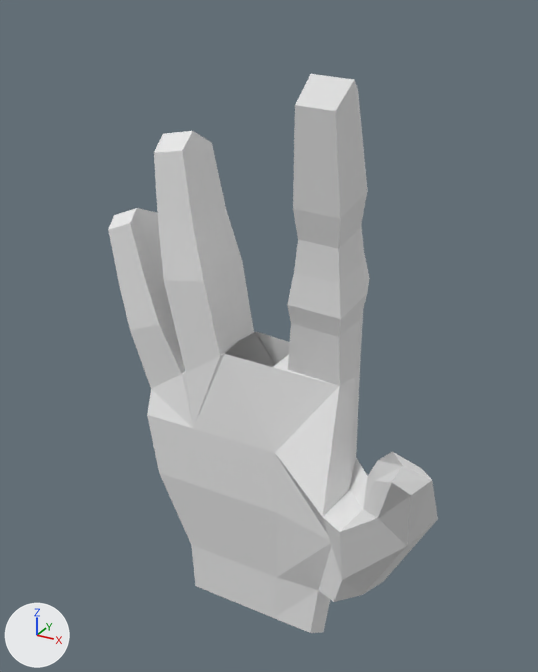
What one commit did to the Blender file VCC/Zelf/hamd.blend.
One viewpoint serves both versions: a camera (50 mm lens) standing at (7.68, -13.43, 9.84) and looking at (0.55, -0.46, 3.35). Every picture has the same lights, and +X, +Y and +Z are marked at lower left.
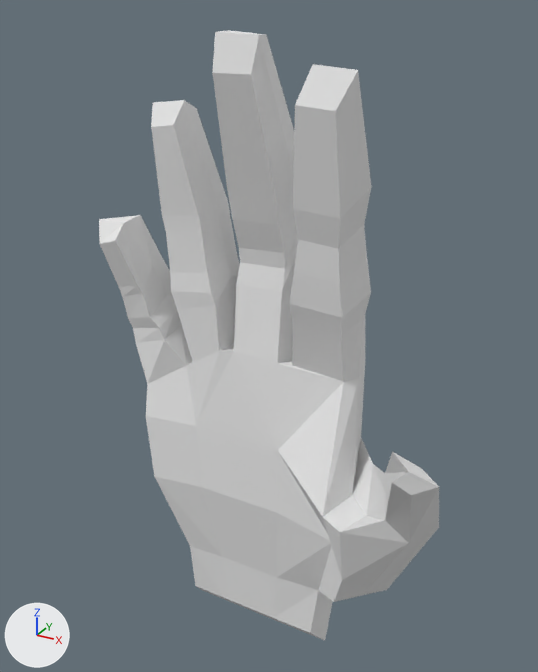
Edits to the bpy script that builds the scene:
```text
Change me_cube:
    used by ob_cube; location = (0.0, 0.0, 0.0)
    remove me_cube.from_pydata(...)  # 158 vertices, 156 faces; spans x -3.89..5.03, y -3.28..0.86, z -4.87..8.8
    add me_cube.from_pydata(...)  # 230 vertices, 232 faces; spans x -3.74..5.18, y -3.28..1.28, z -5.14..9.46
    me_cube part 1
    20 faces are deleted
    3 vertices in x -1.49..2.29, y 0.56..0.76, z 2.11..2.73 move by (0.0, 0.3, 0.0)
    3 vertices in x 1.25..2.41, y -0.94..-0.78, z 3.82..4.28 move by (0.0, 0.08, 0.0)
    108 vertices move from x -3.89..5.03, y -3.1..0.86, z -4.87..8.8 to x -3.52..5.18, y -3.19..1.28, z -5.14..8.96
    72 vertices are added at x -3.74..0.81, y -1.11..0.97, z 3.07..9.46
    96 new faces join them
```

Boxes (x1, y1, x2, y2) around the edits, measured in the pictures (538 x 672 px):
'Cube', reshaped (9% taller): before (108, 74, 438, 633); after (99, 30, 439, 640)
